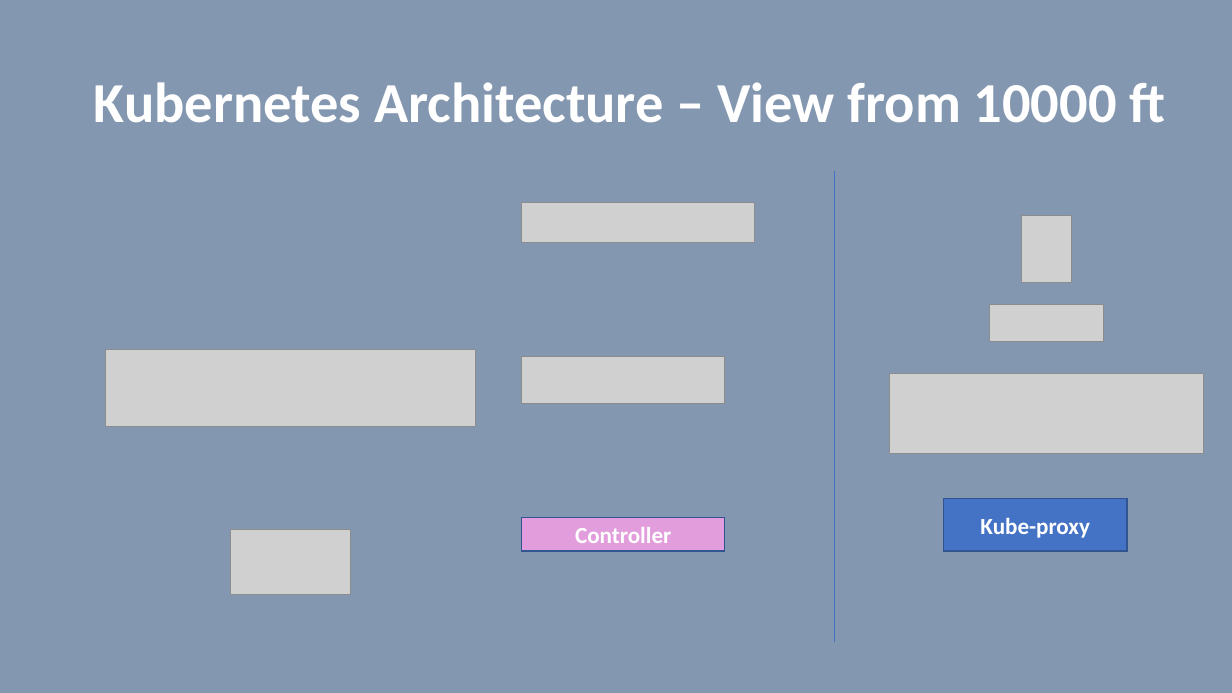
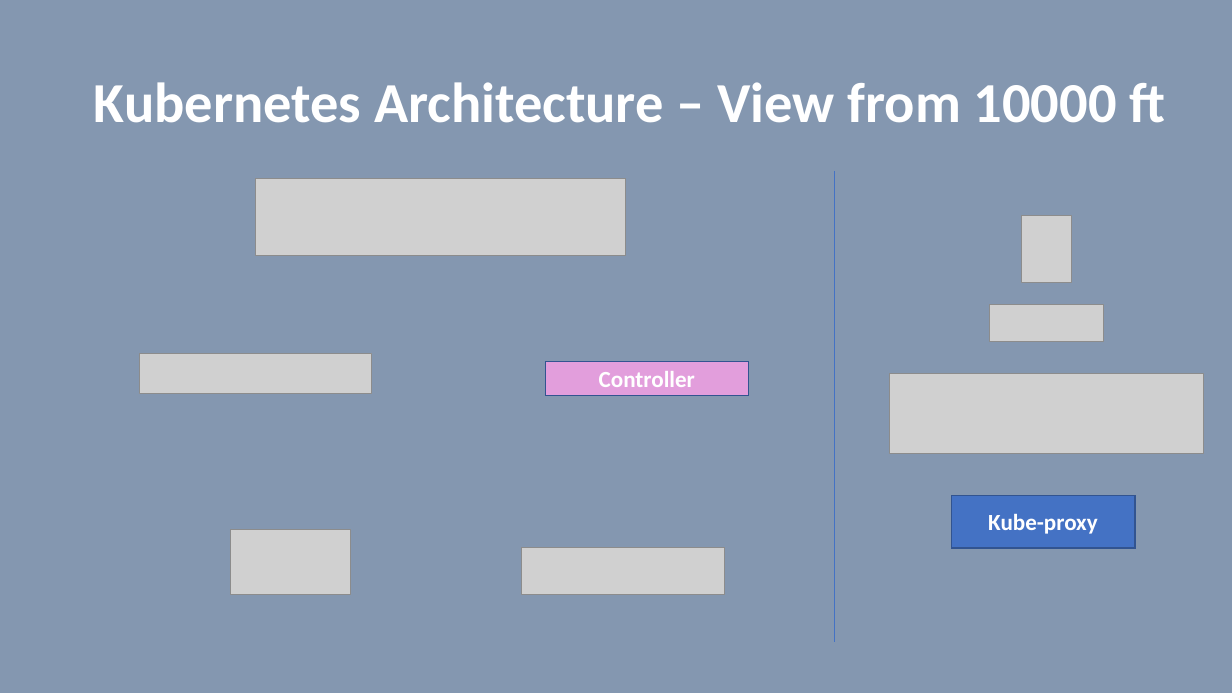
Before and after one commit to vilasvarghese/docker-k8s, a slide deck: slide 11 of notes/day4/4thDay.pptx. Drawn at 1232x693 pixels with LibreOffice and Linux fonts; fonts in the diff are those of the drawing; grey boxes stand for pictures. Boxes give left, top, right and bottom in pixels: in the first picture for what was removed or moved away, otherwise in the second. Text is boxed around its words. In the diff, an @@ line names an element or a change of style, - is before the commit and + after.

```diff
--- a/notes/day4/4thDay.pptx
+++ b/notes/day4/4thDay.pptx
@@ picture: place and size @@
-picture at (105, 349, 475, 427)
+picture at (256, 178, 626, 256)
@@ picture: place and size @@
-picture at (522, 202, 755, 243)
+picture at (140, 353, 372, 394)
@@ rectangle "Controller": place and size @@
-rectangle "Controller" at (522, 518, 726, 551)
+rectangle "Controller" at (545, 361, 749, 395)
@@ rectangle "Kube-proxy": place and size @@
-rectangle "Kube-proxy" at (944, 499, 1128, 552)
+rectangle "Kube-proxy" at (951, 495, 1135, 548)
@@ picture: place and size @@
-picture at (522, 357, 726, 403)
+picture at (522, 548, 726, 594)
```
Also in this commit, not shown: 4 other slides changed, 2 slides added, 14 other files.
